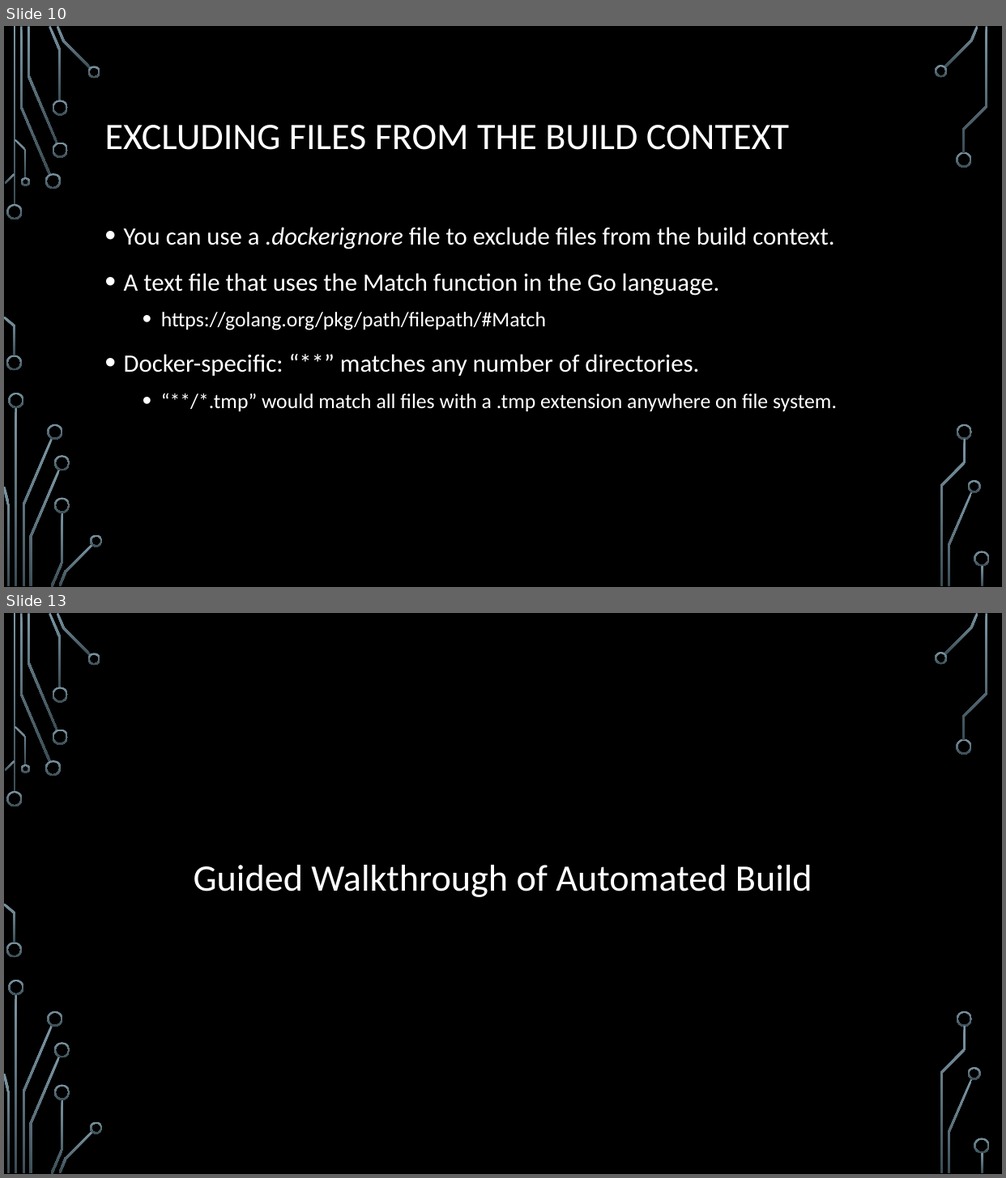
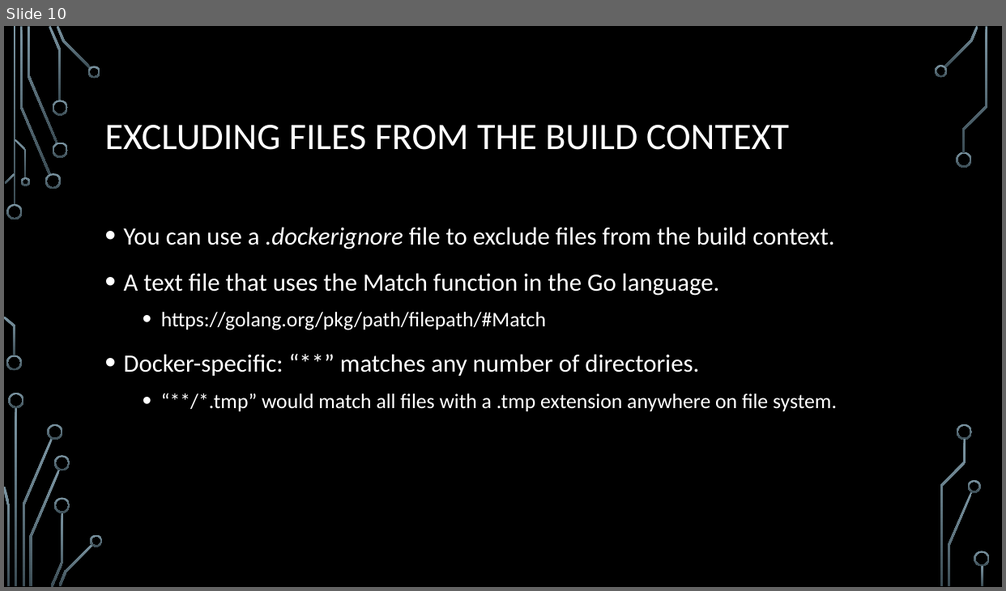
Before and after one commit to jamesche75/Linux-Boot-Camp, a slide deck: Modules/Module 4 - Advanced Docker/Module 4 - Advanced Docker.pptx. Shown one above the other, each under a label of ours: slides 10 and 13 before the commit, slide 10 after it; the slides between them are not shown. The pictures are 1006x1178 and 1006x591 pixels, drawn with LibreOffice and Linux fonts; fonts in the diff are those of the drawing; background and template pictures are left out. Boxes give left, top, right and bottom in pixels: in the first picture for what was removed or moved away, otherwise in the second. Text is boxed around its words. In the diff, an @@ line names an element or a change of style, - is before the commit and + after.

```diff
--- a/Modules/Module 4 - Advanced Docker/Module 4 - Advanced Docker.pptx
+++ b/Modules/Module 4 - Advanced Docker/Module 4 - Advanced Docker.pptx
@@ slide 13 removed at box(4, 613, 1002, 1174), background picture (left out); not listed: 36 template elements that a slide beside it also shows @@
@@ text removed at box(194, 865, 812, 897) @@
-Guided Walkthrough of Automated Build
```
Also in this commit, not shown: 1 slide added, 2 other slides removed, 4 other files.
